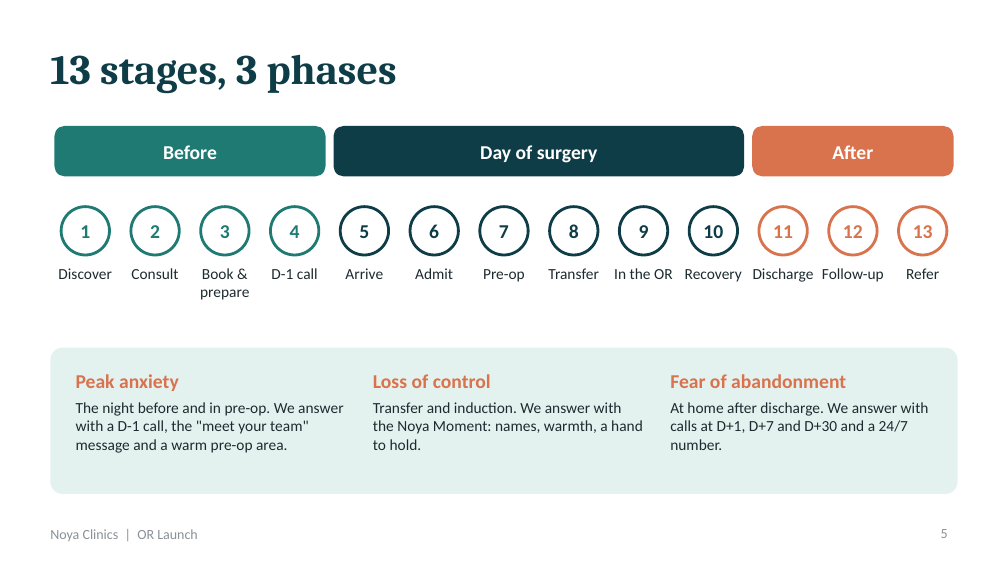
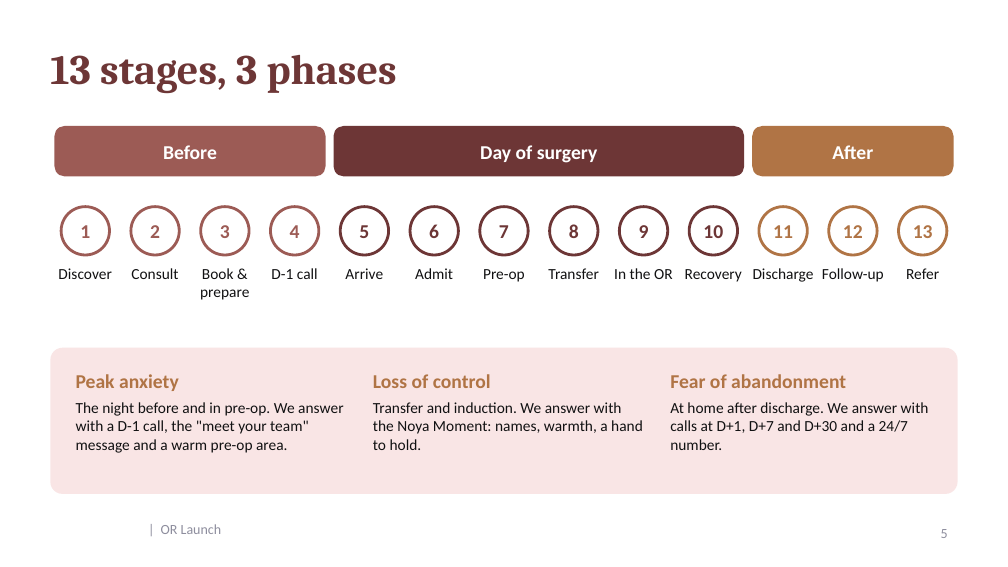
Before and after one commit to salmanhossam/Salads, a slide deck: slide 5 of noya-or-rooms/Noya_OR_Patient_Journey_and_Branding.pptx. Drawn at 1008x567 pixels with LibreOffice and Linux fonts; fonts in the diff are those of the drawing; background and template pictures are left out. Boxes give left, top, right and bottom in pixels: in the first picture for what was removed or moved away, otherwise in the second. Text is boxed around its words. In the diff, an @@ line names an element or a change of style, - is before the commit and + after.

```diff
--- a/noya-or-rooms/Noya_OR_Patient_Journey_and_Branding.pptx
+++ b/noya-or-rooms/Noya_OR_Patient_Journey_and_Branding.pptx
@@ rounded rectangle at <box>54,126,326,176</box>: fill #1F7A74 to #9C5B55 @@
@@ rounded rectangle at <box>334,126,744,176</box>: fill #0F3D47 to #6D3636 @@
@@ rounded rectangle at <box>752,126,954,176</box>: fill #D9734E to #B07445 @@
@@ text colour #1F7A74 to #9C5B55 in 4 elements at <box>80,225,90,238</box>, <box>150,225,160,238</box>, <box>220,225,230,238</box>, <box>290,225,300,238</box> @@
@@ outline #1F7A74 2 pt to #9C5B55 2 pt in 4 elements at <box>61,207,110,255</box>, <box>131,207,179,255</box>, <box>201,207,249,255</box>, <box>270,207,319,255</box> @@
@@ text colour #0F3D47 to #6D3636 in 7 elements at <box>50,55,397,93</box>, <box>359,225,369,238</box>, <box>429,224,439,238</box>, <box>499,225,509,238</box>, <box>569,224,579,238</box>, <box>639,225,649,238</box>, <box>703,225,723,238</box> @@
@@ outline #0F3D47 2 pt to #6D3636 2 pt in 6 elements at <box>341,207,389,255</box>, <box>410,207,459,255</box>, <box>480,207,528,255</box>, <box>549,207,598,255</box>, <box>619,207,667,255</box>, <box>689,207,738,255</box> @@
@@ outline #D9734E 2 pt to #B07445 2 pt in 3 elements at <box>759,207,807,255</box>, <box>829,207,877,255</box>, <box>898,207,947,255</box> @@
@@ rounded rectangle at <box>50,348,958,494</box>: fill #E4F2EF to #F9E5E5 @@
@@ text colour #D9734E to #B07445 in 6 elements at <box>773,225,793,238</box>, <box>843,225,863,238</box>, <box>913,225,933,238</box>, <box>76,374,179,391</box>, <box>373,374,491,388</box>, <box>670,374,846,388</box> @@
@@ text colour #1D2B30 to #111112 in 16 elements at <box>58,268,111,279</box>, <box>131,268,178,279</box>, <box>200,268,249,300</box>, <box>271,268,318,279</box>, <box>345,268,383,279</box>, <box>415,268,453,279</box>, <box>483,269,525,282</box>, <box>548,268,598,279</box>, <box>614,268,673,279</box>, <box>685,269,742,282</box>, <box>753,268,814,282</box>, <box>822,268,884,282</box>, <box>906,268,939,279</box>, <box>76,402,343,453</box>, <box>373,402,643,450</box>, <box>670,402,929,450</box> @@
@@ text at <box>161,524,221,534</box>: text changed; text colour #8A9199 to #8E8E9E @@
-Noya Clinics | OR Launch
+| OR Launch
```
Also in this commit, not shown: 20 other slides changed, 4 other files.
